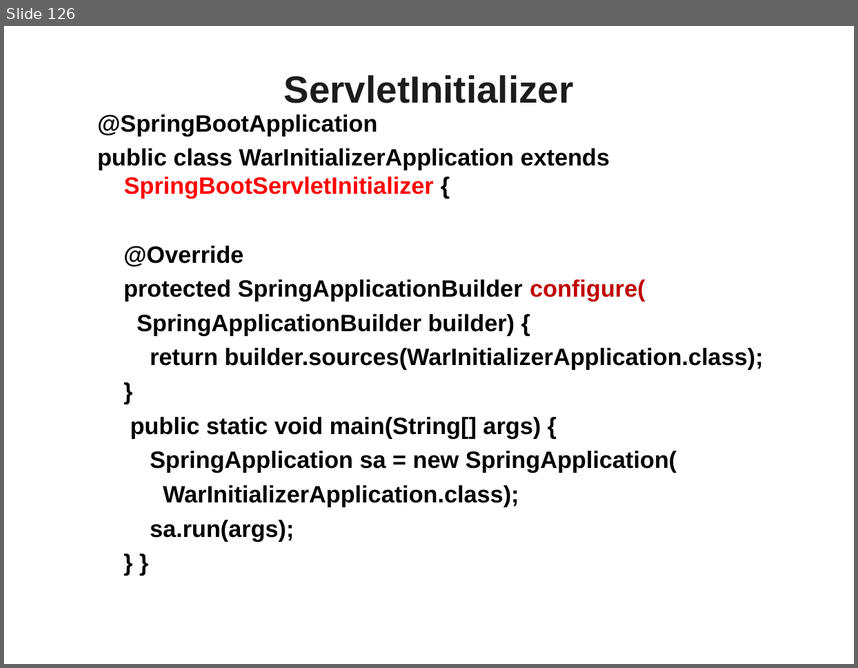
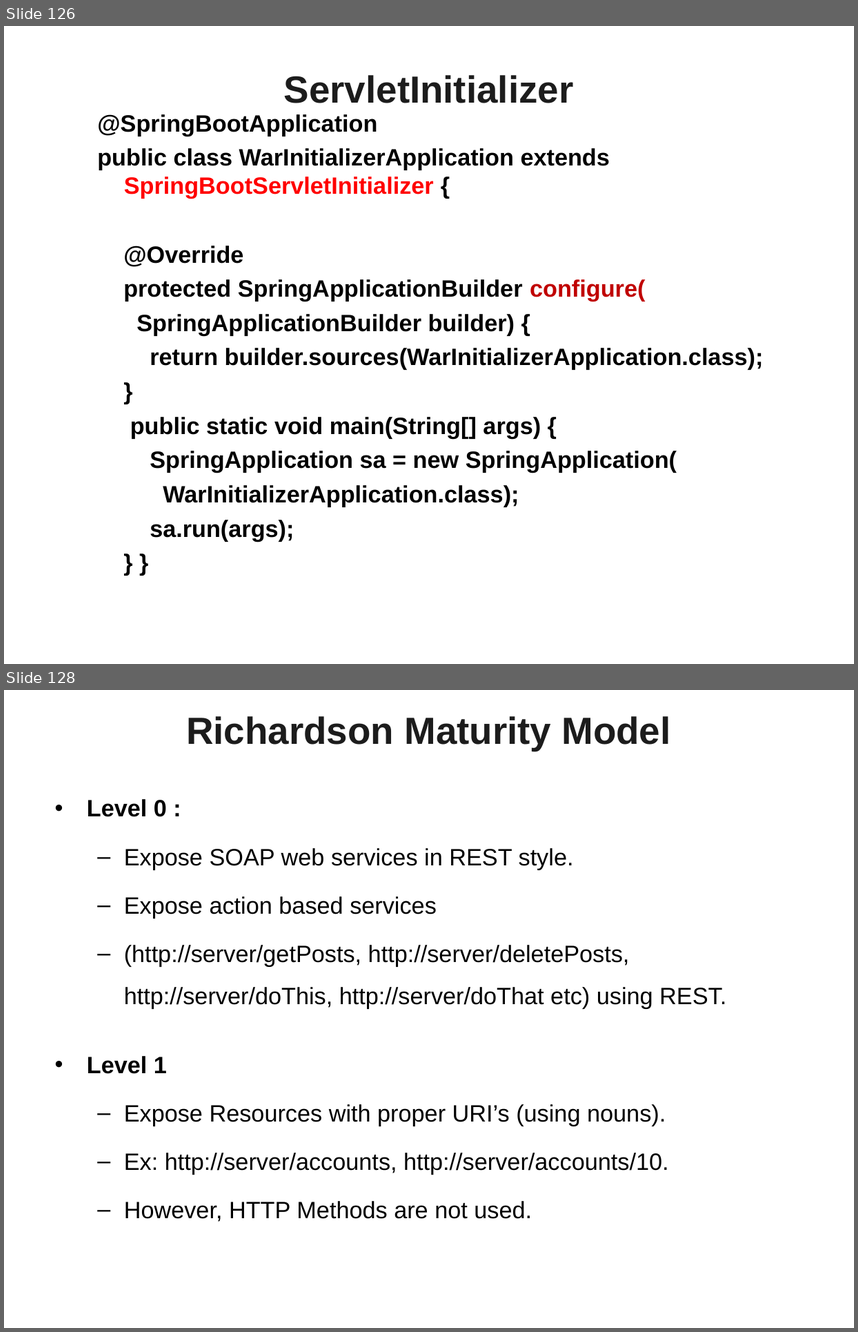
Before and after one commit to vatsanTraining/corejava, a slide deck: SpringBoot_Module1.ppt. Shown one above the other, each under a label of ours: slide 126 before the commit, slides 126 and 128 after it; the slides between them are not shown. The pictures are 858x668 and 858x1332 pixels, drawn with LibreOffice and Linux fonts; fonts in the diff are those of the drawing; background and template pictures are left out. Boxes give left, top, right and bottom in pixels: in the first picture for what was removed or moved away, otherwise in the second. Text is boxed around its words. In the diff, an @@ line names an element or a change of style, - is before the commit and + after.

```diff
--- a/SpringBoot_Module1.ppt
+++ b/SpringBoot_Module1.ppt
@@ slide 128 added at [4, 690, 854, 1328], background picture (left out) @@
@@ title added at [186, 716, 671, 751], 32 pt, text #1C1C1C, bold @@
+Richardson Maturity Model
@@ text added at [87, 799, 726, 1221], 20 pt, text #000000 @@
+• Level 0 :
+  – Expose SOAP web services in REST style.
+  – Expose action based services
+  – (http://server/getPosts, http://server/deletePosts, http://server/doThis, http://server/doThat etc) using REST.
+• Level 1
+  – Expose Resources with proper URI’s (using nouns).
+  – Ex: http://server/accounts, http://server/accounts/10.
+  – However, HTTP Methods are not used.
```
Also in this commit, not shown: 4 slides changed, 33 other slides added.
